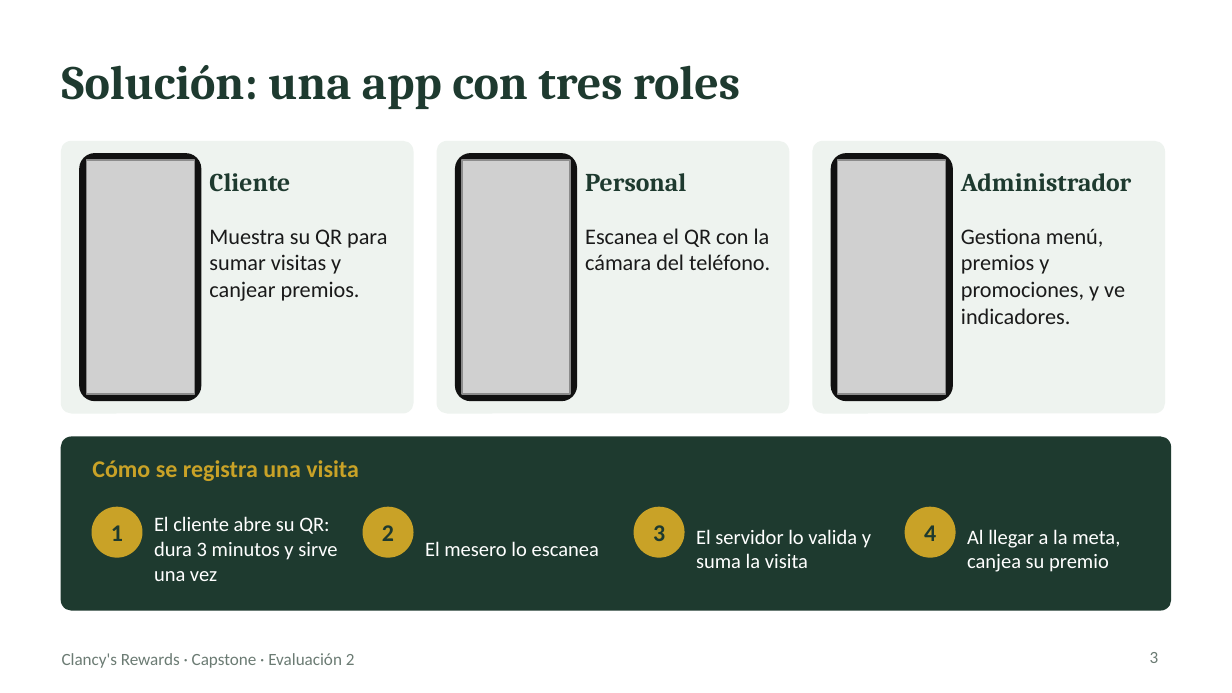
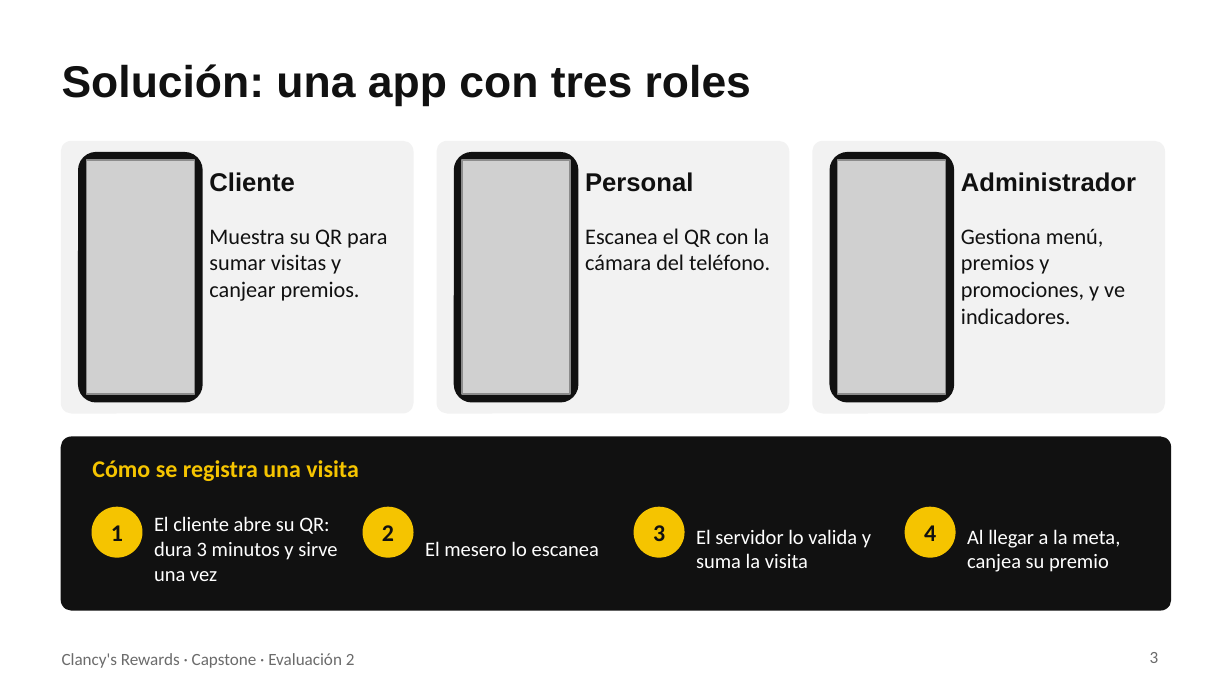
Before and after one commit to 44ndy/clancys-rewards, a slide deck: slide 3 of Fase 2/Evidencias Proyecto/Presentación Proyecto.pptx. Drawn at 1232x693 pixels with LibreOffice and Linux fonts; fonts in the diff are those of the drawing; grey boxes stand for pictures. Boxes give left, top, right and bottom in pixels: in the first picture for what was removed or moved away, otherwise in the second. Text is boxed around its words. In the diff, an @@ line names an element or a change of style, - is before the commit and + after.

```diff
--- a/Fase 2/Evidencias Proyecto/Presentación Proyecto.pptx
+++ b/Fase 2/Evidencias Proyecto/Presentación Proyecto.pptx
@@ title "Solución: una app con tres ..." at (x1=62, y1=64, x2=751, y2=107): size 28 to 26 pt, font Cambria to Arial, text colour #1E3A2F to #111111 @@
@@ fill #EEF3EF to #F2F2F2; outline #EEF3EF 1 pt to #F2F2F2 1 pt in 3 elements at (x1=62, y1=142, x2=413, y2=413), (x1=437, y1=142, x2=788, y2=413), (x1=813, y1=142, x2=1164, y2=413) @@
@@ proportions changed in 3 elements at (x1=830, y1=153, x2=954, y2=402), (x1=79, y1=153, x2=202, y2=402), (x1=455, y1=153, x2=578, y2=402) @@
@@ font Cambria to Arial, text colour #1E3A2F to #111111 in 3 elements at (x1=209, y1=172, x2=294, y2=192), (x1=585, y1=172, x2=693, y2=192), (x1=961, y1=172, x2=1136, y2=192) @@
@@ rounded rectangle at (x1=62, y1=437, x2=1170, y2=610): fill #1E3A2F to #111111; outline #1E3A2F 1 pt to #111111 1 pt @@
@@ text "Cómo se registra una visita" at (x1=92, y1=460, x2=359, y2=481): text colour #C9A227 to #F5C400 @@
@@ text colour #1E3A2F to #111111 in 4 elements at (x1=111, y1=525, x2=123, y2=541), (x1=382, y1=525, x2=394, y2=541), (x1=653, y1=525, x2=665, y2=541), (x1=924, y1=525, x2=936, y2=541) @@
@@ fill #C9A227 to #F5C400; outline #C9A227 1 pt to #F5C400 1 pt in 4 elements at (x1=92, y1=508, x2=142, y2=557), (x1=363, y1=508, x2=413, y2=557), (x1=634, y1=508, x2=684, y2=557), (x1=906, y1=508, x2=955, y2=557) @@
@@ text "Clancy's Rewards · Capstone · ..." at (x1=62, y1=653, x2=355, y2=668): text colour #6B7B73 to #6B6B6B @@
@@ page number at (x1=1150, y1=652, x2=1159, y2=663): text colour #6B7B73 to #6B6B6B @@
```
Also in this commit, not shown: 7 other slides changed, 3 slides added, 1 slide removed, 1 other file.
